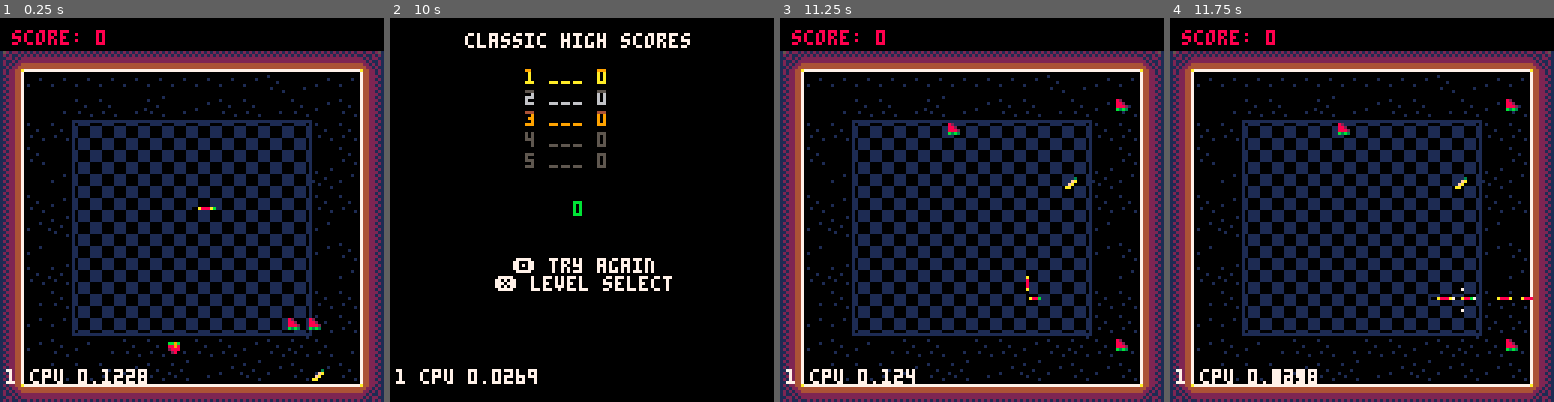
Above: before the commit, frames 1-4 (left to right).
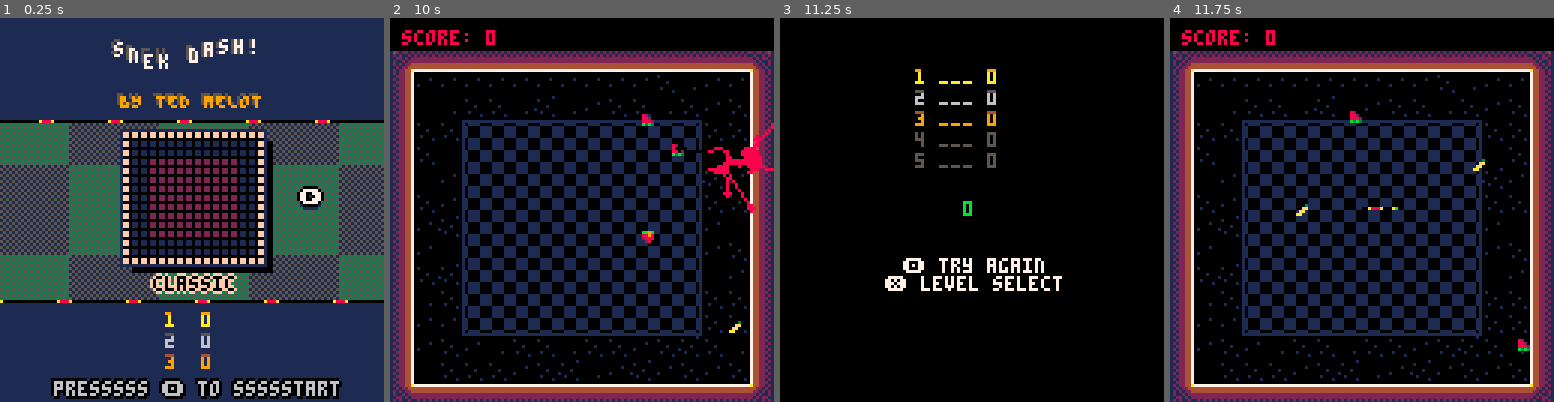
Above: after the commit, the same moments.

Repository: tmelot2/pico-8
Game: PICO-8 cartridge snek-dash.p8
The game is run twice, just before and just after one commit, with the same random seed, the same clock (stepped at 60 frames per second) and the same inputs.
Inputs:
- Up to frame 1 (0.25 s): no input
- Up to frame 2 (10 s): tap X (X key) at 0.33, 1.07, 1.85, 2.97, 4.08, 5.2, 6.32, 7.43, 8.55, 9.67 s; tap O (Z key) at 0.7, 1.7, 2.1, 2.5, 2.9, 3.3, 3.7, 4.1, 4.5, 4.9, 5.3, 5.7, 6.1, 6.5, 6.9, 7.3, 7.7, 8.1, 8.5, 8.9, 9.3, 9.7 s; hold Right 1.6-2.1 s; hold Up 2.15-2.42 s; hold Right 2.47-3.03 s; hold Left 3.08-3.58 s; hold Down 3.63-3.97 s; hold Right 4.02-4.68 s; hold Up 4.73-5.03 s; hold Left 5.08-5.68 s; hold Down 5.73-6.03 s; hold Right 6.08-6.58 s; hold Right 6.63-7.13 s; hold Up 7.18-7.45 s; hold Right 7.5-8.07 s; hold Left 8.12-8.62 s; hold Down 8.67-9 s; hold Right 9.05-9.72 s; hold Up from 9.77 s (still down)
- Up to frame 3 (11.25 s): release Up at 10.07 s; tap O (Z key) at 10.1, 10.5, 10.9 s; hold Left 10.12-10.72 s; hold Down 10.77-11.07 s; tap X (X key) at 10.78 s; hold Right from 11.12 s (still down)
- Up to frame 4 (11.75 s): tap O (Z key) at 11.3, 11.7 s; release Right at 11.62 s

The runs differ from the first frame. In frame 1, 85% of the frame differs, in the area x 0-100%, y 0-100%; in frame 2, 44%; in frame 3, 43%; in frame 4, 1.4%.

Commit message:
Add player spawn, screenshot (label)

Diff:
--- a/snek-dash.p8
+++ b/snek-dash.p8
@@ -15,7 +15,7 @@
 -- [ ] add level select flourish & short delay w sound
 
 -- debug
-skiptitle=1
+skiptitle=0
 dbg={}
 
 -- screen
@@ -88,7 +88,7 @@
 shakeTime=6
 
 -- audio
-play_music=false
+play_music=true
 
 function _init()
   cartdata('tm-snek-dash')
@@ -135,7 +135,7 @@
    deaddraw()
   end
 
-  addDebug('cpu '..stat(1))
+  -- addDebug('cpu '..stat(1))
   drawDebug(1,110)
 end
 
@@ -345,6 +345,7 @@
 
 -- agame
 function gameinit()
+  spawnplayer()
   player.x=screenwidth/2
   player.y=screenheight/2
   player.width=7
@@ -531,24 +532,24 @@
 end
 
 -- randomly spawn new food, c=count
+-- randomize position in tiles/map, then convert to screen x/y
 function spawnfood(c)
   for i=1,c do
   	repeat
 	    rx,ry=frnd(16),frnd(15)
 	    wx=levels[curLevel].mx+rx
 	    wy=levels[curLevel].my+ry
-	    log('w '..wx..' '..wy)
 	    f=fget(mget(wx,wy))
 	    wall=f==1
 	until wall==false
 
-	tilex=rx*8 + frnd(2) * rndneg()
-	-- +12 offsets from top status bar
-	tiley=ry*8 + 12 + frnd(2) * rndneg()
+	half_tile=4
+	tilex=rx*8 + half_tile + frnd(4) * rndneg()
+	-- +4 (along with half_tile) offsets from top status bar
+	tiley=ry*8 + 4 + half_tile + frnd(4) * rndneg()
 	local newfood={x=tilex, y=tiley, s=foodsprites[frnd(#foodsprites)+1]}
 	add(food, newfood)
 	add(shine,{x=newfood.x-2,y=newfood.y-2,tick=0})
-	log(' ')
   end
 end
 
@@ -603,6 +604,17 @@
 end
 
 -- aplayer
+function spawnplayer()
+	mx,my=15*(curLevel), 14*(curLevel)
+	for x=1,15 do
+		for y=1,14 do
+			m=mget(levels[curLevel].mx+x, levels[curLevel].my+y)
+			f=fget(m)
+			log('x,y '..mx+x..' '..my+y..' m '..m..' f'..bits(f))
+		end
+	end
+end
+
 -- collects food in foodlist, spawns new food
 function collectfood(foodlist, food)
   spawncrumbs(food.x,food.y,player.dir)
Not shown, changed: 130 lines of the sprite sheet (__gfx__) section of snek-dash.p8
Not shown, changed: the thumbnail (__label__) section of snek-dash.p8
